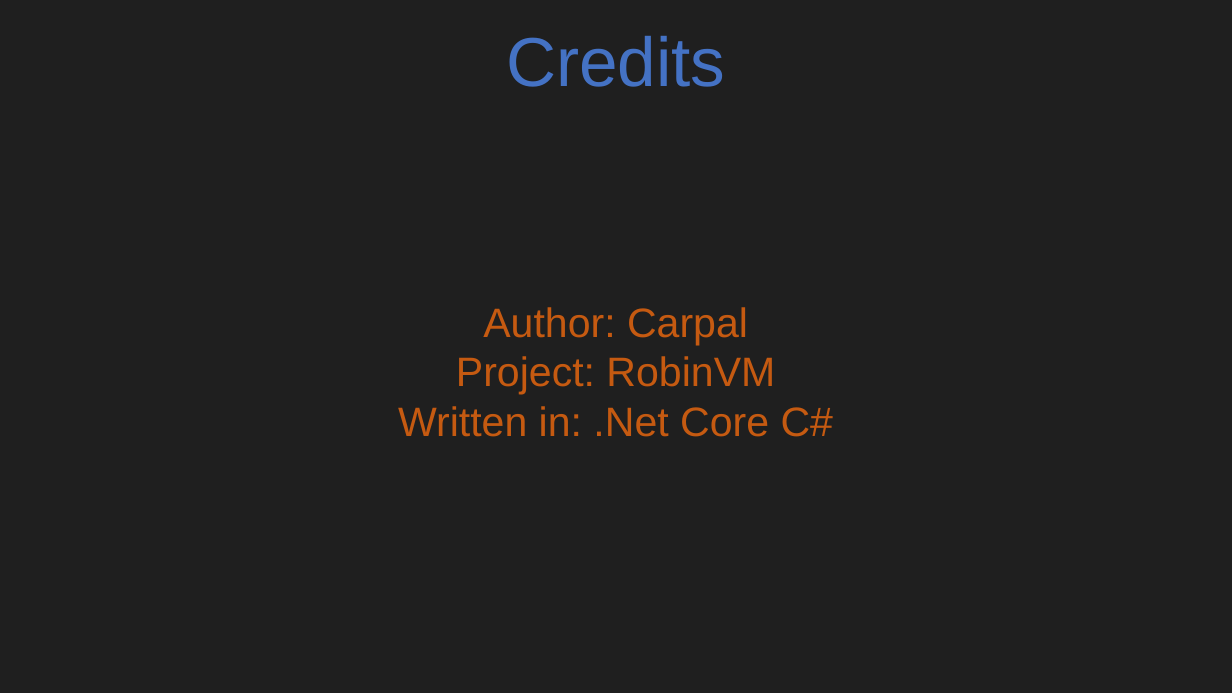
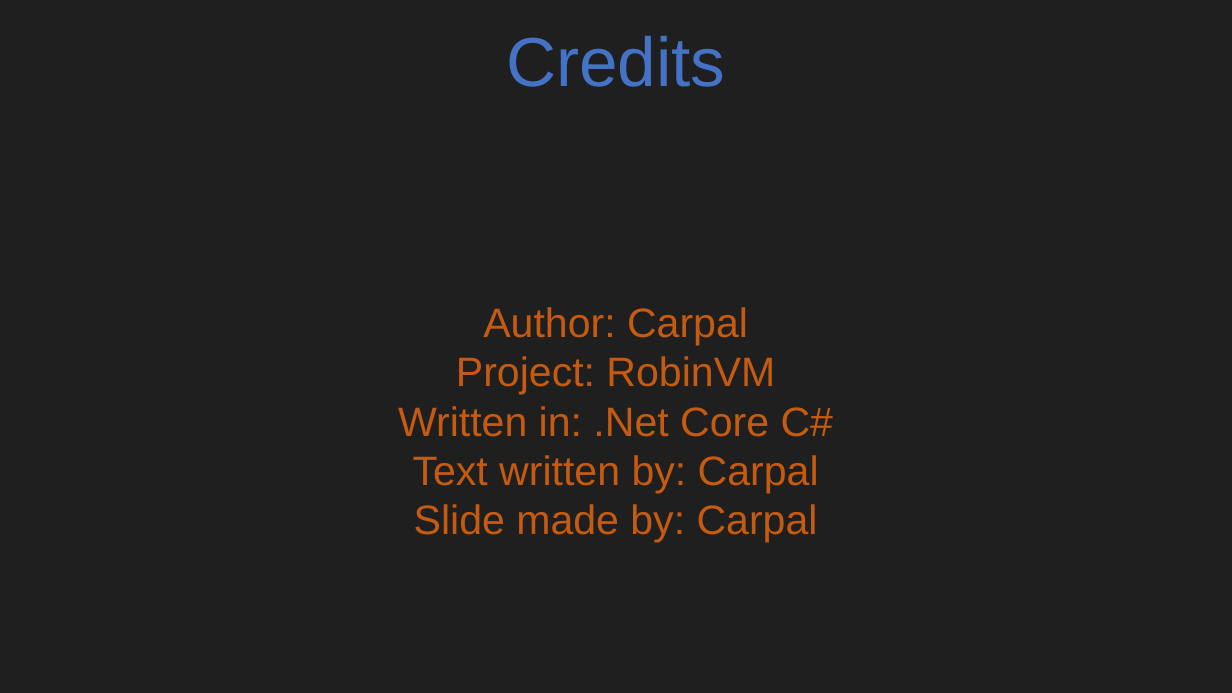
Before and after one commit to twotxh/rvm, a slide deck: slide 30 of extra/RobinVM.odp. Drawn at 1232x693 pixels with LibreOffice and Linux fonts; fonts in the diff are those of the drawing. Boxes give left, top, right and bottom in pixels: in the first picture for what was removed or moved away, otherwise in the second. Text is boxed around its words. In the diff, an @@ line names an element or a change of style, - is before the commit and + after.

```diff
--- a/extra/RobinVM.odp
+++ b/extra/RobinVM.odp
@@ free "Author: Carpal": place and size @@
-free "Author: Carpal" at box(47, 292, 1185, 449)
+free "Author: Carpal" at box(47, 292, 1185, 548)
@@ text in free at box(413, 455, 819, 543): paragraphs added @@
+Text written by: Carpal
+Slide made by: Carpal
```
Also in this commit, not shown: 1 other slide changed.
